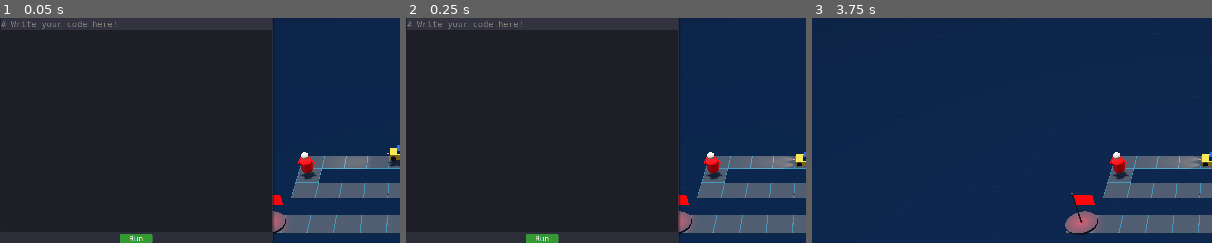
Above: before the commit, frames 1-3 (left to right).
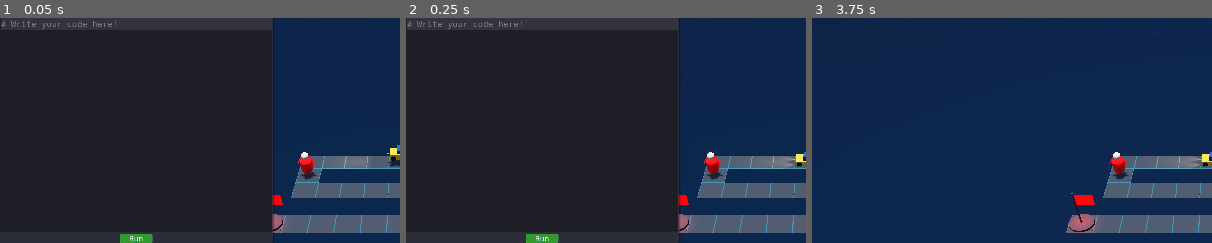
Above: after the commit, the same moments.

Repository: maxballison/self_driving
Game: Godot game, scene res://Main.tscn
Same seed, same stepped clock (60 frames per second), same inputs: the game is played once before the commit and once after it.
Inputs:
- Up to frame 1 (0.05 s): no input
- Up to frame 2 (0.25 s): no input
- Up to frame 3 (3.75 s): click "Next" at 0.5 s; click "Next" at 1.25 s; click "Skip" at 2 s; click "Skip" at 2.75 s; click "×" at 3.5 s
The pictures show only the part of the screen within x 0-50%, y 4-54%; the shares and areas given below are measured in that part.

The runs differ from the first frame. In frame 1, 0.1% of the frame differs, in the area x 68-72%, y 85-96%; in frame 2, 0.1%; in frame 3, 0.2%, in the area x 63-72%, y 85-97%.

Commit message:
Fixed destination checks and size

Diff:
--- a/CodeEditorImproved.tscn
+++ b/CodeEditorImproved.tscn
@@ -13,6 +13,7 @@
 grow_horizontal = 2
 grow_vertical = 2
 script = ExtResource("1_l85x1")
+max_lines = 100
 
 [node name="PanelBackground" type="Panel" parent="."]
 layout_mode = 1
--- a/Destination.tscn
+++ b/Destination.tscn
@@ -34,7 +34,7 @@
 
 [sub_resource type="CylinderShape3D" id="CylinderShape3D_area"]
 height = 0.5
-radius = 0.8
+radius = 0.494141
 
 [sub_resource type="Animation" id="Animation_idle"]
 length = 0.001
@@ -173,7 +173,7 @@
 transform = Transform3D(-4.37114e-08, 0, 1, 0, 1, 0, -1, 0, -4.37114e-08, 0, 0, 0)
 
 [node name="Platform" type="MeshInstance3D" parent="DestinationModel"]
-transform = Transform3D(1, 0, 0, 0, 1, 0, 0, 0, 1, 0, 0.05, 0)
+transform = Transform3D(0.762044, 0, 0, 0, 1, 0, 0, 0, 0.815208, 0, 0.05, 0)
 mesh = SubResource("CylinderMesh_platform")
 surface_material_override/0 = SubResource("StandardMaterial3D_platform")
 
--- a/Player.tscn
+++ b/Player.tscn
@@ -81,12 +81,6 @@
 [sub_resource type="BoxShape3D" id="BoxShape3D_car_area"]
 size = Vector3(2, 0.5, 2)
 
-[sub_resource type="BoxShape3D" id="BoxShape3D_xhfnw"]
-
-[sub_resource type="BoxShape3D" id="BoxShape3D_kpjcp"]
-
-[sub_resource type="BoxShape3D" id="BoxShape3D_kne1u"]
-
 [node name="Player" type="RigidBody3D"]
 transform = Transform3D(1, 0, 0, 0, 1, 0, 0, 0, 1, 0, 0.2, 0)
 collision_layer = 4
@@ -209,21 +203,3 @@
 transform = Transform3D(1, 0, 0, 0, 1, 0, 0, 0, 1, 0.3, 0.1, 0.4)
 target_position = Vector3(0, -0.5, 0)
 debug_shape_custom_color = Color(0, 0.94902, 0, 1)
-
-[node name="CheckRight" type="Area3D" parent="."]
-transform = Transform3D(1, 0, 0, 0, 1, 0, 0, 0, 1, 1, 0, 0)
-
-[node name="CollisionShape3D" type="CollisionShape3D" parent="CheckRight"]
-shape = SubResource("BoxShape3D_xhfnw")
-
-[node name="CheckLeft" type="Area3D" parent="."]
-transform = Transform3D(1, 0, 0, 0, 1, 0, 0, 0, 1, -1, 0, 0)
-
-[node name="CollisionShape3D" type="CollisionShape3D" parent="CheckLeft"]
-shape = SubResource("BoxShape3D_kpjcp")
-
-[node name="CheckFront" type="Area3D" parent="."]
-transform = Transform3D(1, 0, 0, 0, 1, 0, 0, 0, 1, 0, 0, -1)
-
-[node name="CollisionShape3D" type="CollisionShape3D" parent="CheckFront"]
-shape = SubResource("BoxShape3D_kne1u")
--- a/scripts/Player.gd
+++ b/scripts/Player.gd
@@ -517,7 +517,9 @@
 	shape.size = CHECK_SHAPE_SIZE
 	params.set_shape(shape)
 	params.transform = Transform3D(Basis(), check_center)
-	params.collision_mask = 31
+	params.collision_mask = 159 # Mask including Layer 8 (Destinations)
+	params.collide_with_areas = true # <--- ENABLE AREA DETECTION
+	params.exclude = [get_rid()] # Exclude the player itself
 	var result = space_state.intersect_shape(params)
 
 	# print("DEBUG: Direct check left found ", result.size(), " objects") # Reduce noise
@@ -557,7 +559,9 @@
 	params.transform = Transform3D(Basis(), check_center)
 
 	# Set collision mask to detect everything of interest
-	params.collision_mask = 31  # Layers 1-5
+	params.collision_mask = 159 # Mask including Layer 8 (Destinations)
+	params.collide_with_areas = true # <--- ENABLE AREA DETECTION
+	params.exclude = [get_rid()] # Exclude the player itself
 
 	# Execute the query
 	var result = space_state.intersect_shape(params)
@@ -600,8 +604,9 @@
 	params.set_shape(shape)
 	params.transform = Transform3D(Basis(), check_center)
 
-	# Set collision mask to detect everything of interest
-	params.collision_mask = 31  # Layers 1-5
+	params.collision_mask = 159 # Mask including Layer 8 (Destinations)
+	params.collide_with_areas = true # <--- ENABLE AREA DETECTION
+	params.exclude = [get_rid()] # Exclude the player itself
 
 	# Execute the query
 	var result = space_state.intersect_shape(params)
Not shown: 1 places in Player.tscn that only renumber resources
